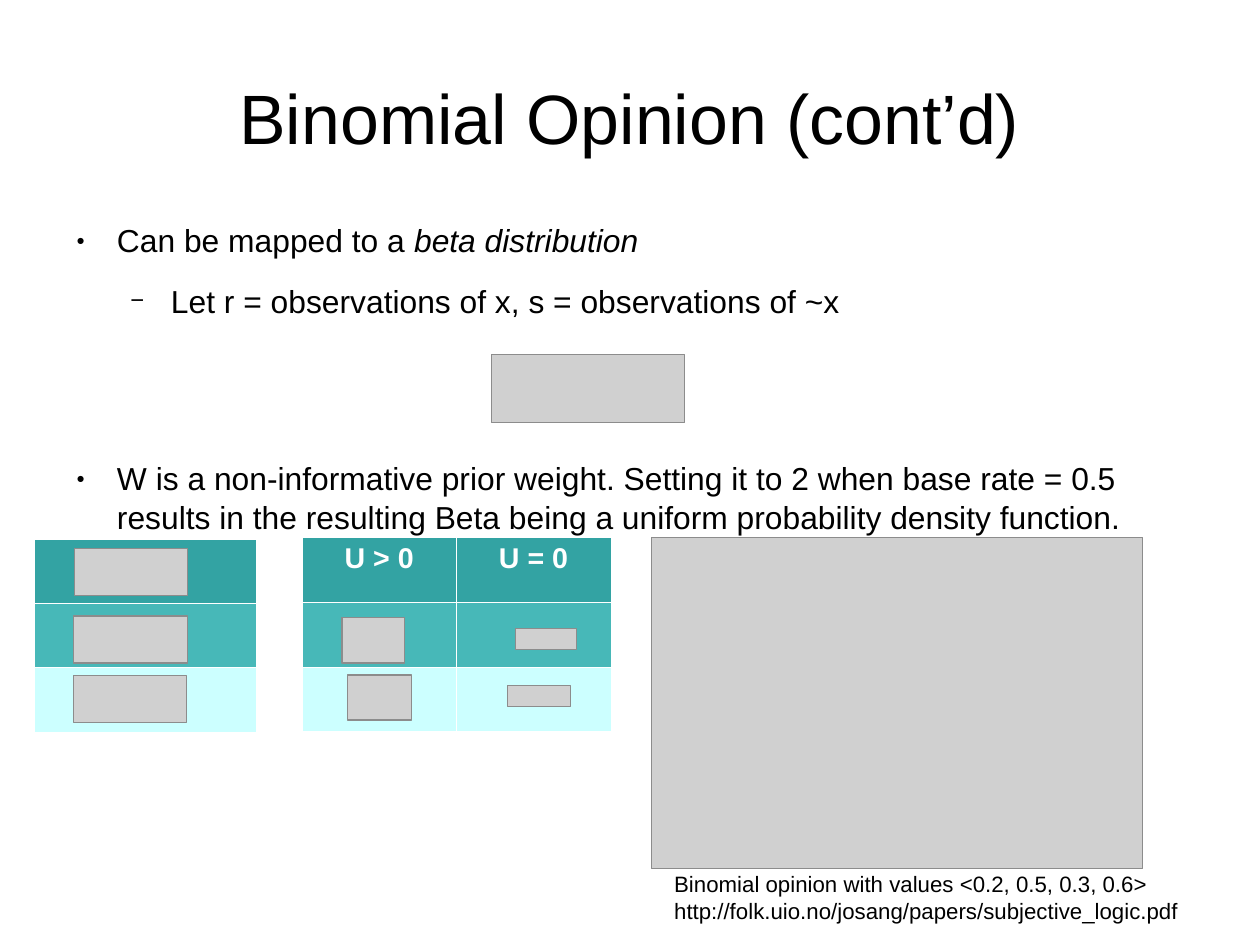
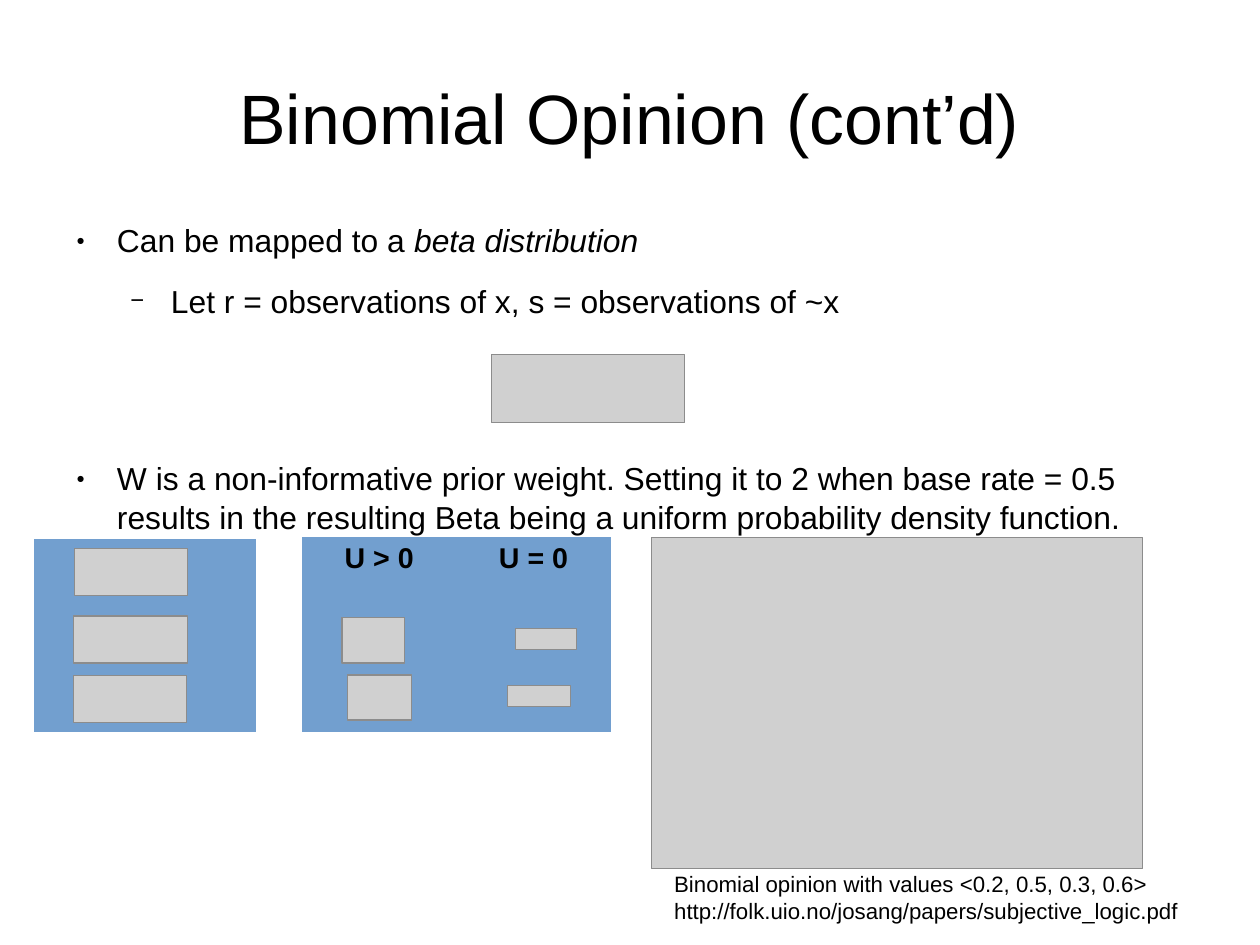
Before and after one commit to bstamour/SLHS, a slide deck: slide 17 of docs/proposal.odp. Drawn at 1260x945 pixels with LibreOffice and Linux fonts; fonts in the diff are those of the drawing; grey boxes stand for pictures. Boxes give left, top, right and bottom in pixels: in the first picture for what was removed or moved away, otherwise in the second. Text is boxed around its words. In the diff, an @@ line names an element or a change of style, - is before the commit and + after.

```diff
--- a/docs/proposal.odp
+++ b/docs/proposal.odp
@@ table at <box>302,537,611,732</box> @@
@@ fill #33A3A3 to #729FCF in row 1 @@
@@ fill #47B8B8 to #729FCF in row 2 @@
@@ fill #CCFFFF to #729FCF in row 3 @@
@@ text colour #FFFFFF to #000000 @@
@@ borders changed @@
@@ table at <box>34,540,256,732</box> @@
@@ fill #33A3A3 to #729FCF in row 1, column 1 @@
@@ fill #47B8B8 to #729FCF in row 2, column 1 @@
@@ fill #CCFFFF to #729FCF in row 3, column 1 @@
@@ borders changed @@
```
Also in this commit, not shown: 5 other slides changed, 1 slide added, 16 other files.
